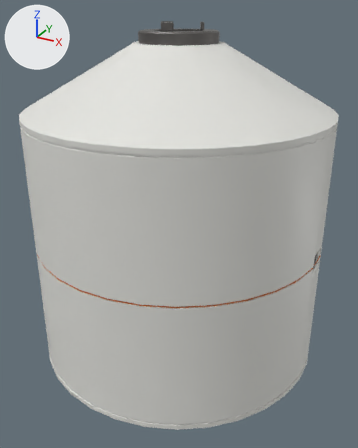
The glTF model models/station/lowpoly/ax_station_08_inflatable_hab_deployed.glb: old version first, new version second.
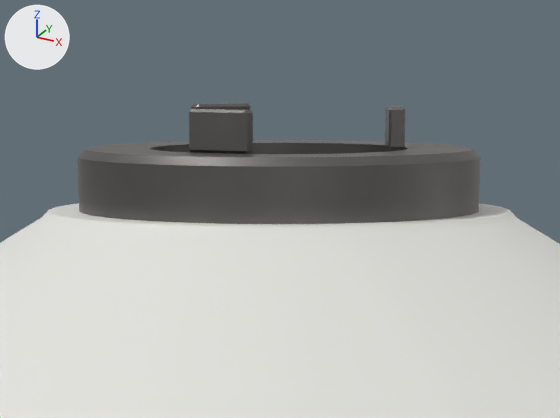
Each version appears first whole from a 50 mm lens placed at (5.05, -9.19, 5.26), pointed at (-0.03, 0.06, 0.64), and next in a close-up on the part from 34% to 66% of the width and 0% to 19% of the height. Every picture has the same lights, and +X, +Y and +Z are marked at upper left. The first two pictures are the older version. Vertices at exactly the same position are counted once.

In view in the first close-up: 'inflatable_shell', 'port_top', 'port_top_petals'.
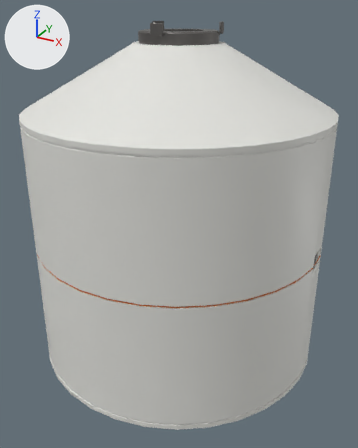
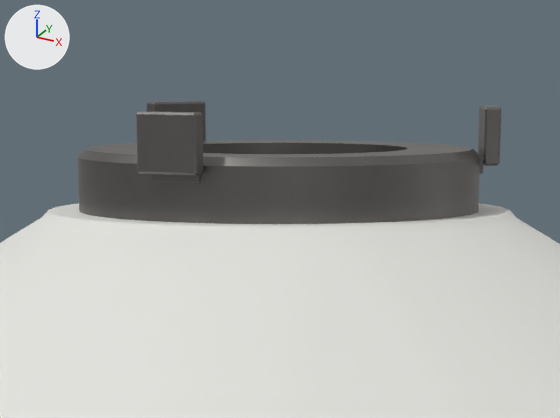
Location of each change, [x1, y1, x2, y2] in pixels of the close-ups (560 x 418 px):
'port_top_petals', reshaped (69% wider, 60% taller)
    before: [189, 103, 405, 154]
    after: [136, 101, 502, 183]
part 1 of me_ax_station_08_inflatable_hab_deployed_port_top_petals, reshaped
    before: [385, 105, 405, 149]
    after: [478, 105, 502, 173]
part 2 of me_ax_station_08_inflatable_hab_deployed_port_top_petals, reshaped
    before: [191, 103, 251, 110]
    after: [147, 101, 206, 141]
part 3 of me_ax_station_08_inflatable_hab_deployed_port_top_petals, added
    after: [136, 111, 203, 183]
part 4 of me_ax_station_08_inflatable_hab_deployed_port_top_petals, deleted
    before: [189, 109, 253, 154]

The change, as a list of edits to the scene's bpy script:
```text
Change me_ax_station_08_inflatable_hab_deployed_port_top_petals:
    used by ob_port_top_petals; location = (0.0, 0.0, 0.0)
    remove me_ax_station_08_inflatable_hab_deployed_port_top_petals.from_pydata(...)  # 72 vertices, 132 faces; spans x -0.485..0.485, y -0.492..0.352, z 4.83..4.984
    add me_ax_station_08_inflatable_hab_deployed_port_top_petals.from_pydata(...)  # 162 vertices, 312 faces; spans x -0.812..0.812, y -0.868..0.541, z 4.74..4.984
    me_ax_station_08_inflatable_hab_deployed_port_top_petals part 1: 24 vertices removed from x 0.311..0.485, y 0.108..0.352, z 4.83..4.984; 54 vertices added at x 0.633..0.812, y 0.295..0.541, z 4.74..4.984
    me_ax_station_08_inflatable_hab_deployed_port_top_petals part 2: 24 vertices removed from x -0.485..-0.311, y 0.108..0.352, z 4.83..4.984; 54 vertices added at x -0.812..-0.633, y 0.295..0.541, z 4.74..4.984
    me_ax_station_08_inflatable_hab_deployed_port_top_petals part 3: 54 vertices added at x -0.128..0.128, y -0.868..-0.788, z 4.74..4.984
    me_ax_station_08_inflatable_hab_deployed_port_top_petals part 4: 24 vertices removed from x -0.128..0.128, y -0.492..-0.428, z 4.83..4.984
```
